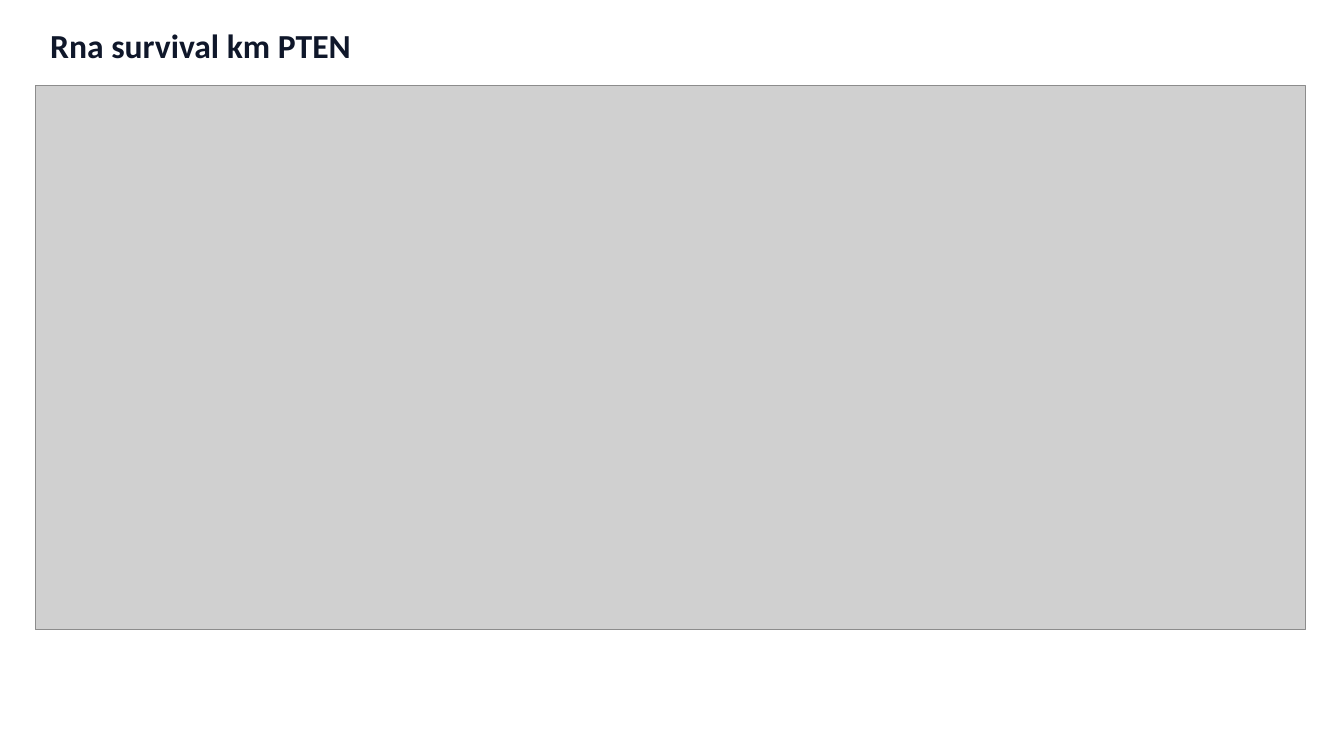
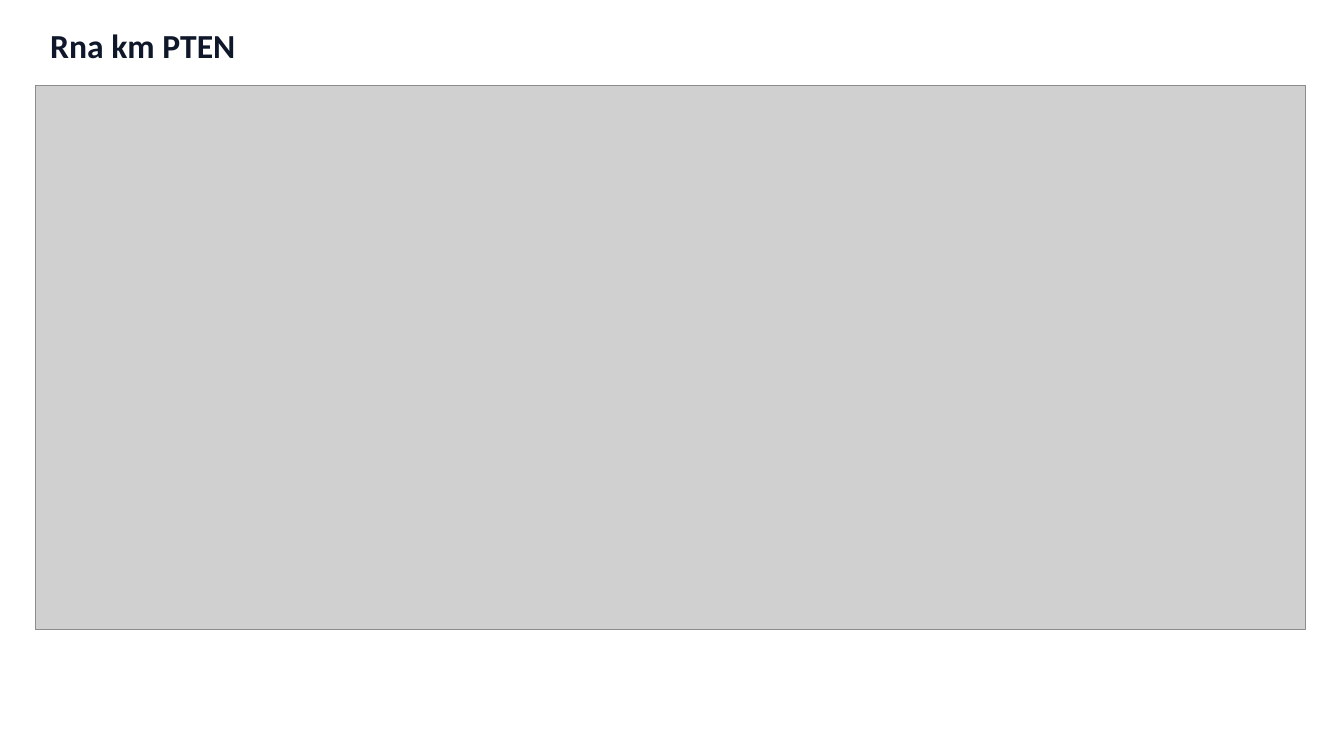
Before and after one commit to aonkondey01/HistoGEN-NucleateNY-NextGen-BioAgents-Hackathon, a slide deck: slide 28 of data/tcga_lung/important_lung_genes/visual_report/TCGA_Lung_Visual_Summary.pptx (slide 29 before the commit). Drawn at 1344x756 pixels with LibreOffice and Linux fonts; fonts in the diff are those of the drawing; grey boxes stand for pictures. Boxes give left, top, right and bottom in pixels: in the first picture for what was removed or moved away, otherwise in the second. Text is boxed around its words. In the diff, an @@ line names an element or a change of style, - is before the commit and + after.

```diff
--- a/data/tcga_lung/important_lung_genes/visual_report/TCGA_Lung_Visual_Summary.pptx
+++ b/data/tcga_lung/important_lung_genes/visual_report/TCGA_Lung_Visual_Summary.pptx
@@ text at bbox=[50, 34, 235, 59]: text changed @@
-Rna survival km PTEN
+Rna km PTEN
```
Also in this commit, not shown: 6 other slides changed, 3 slides removed, 15 other files.
